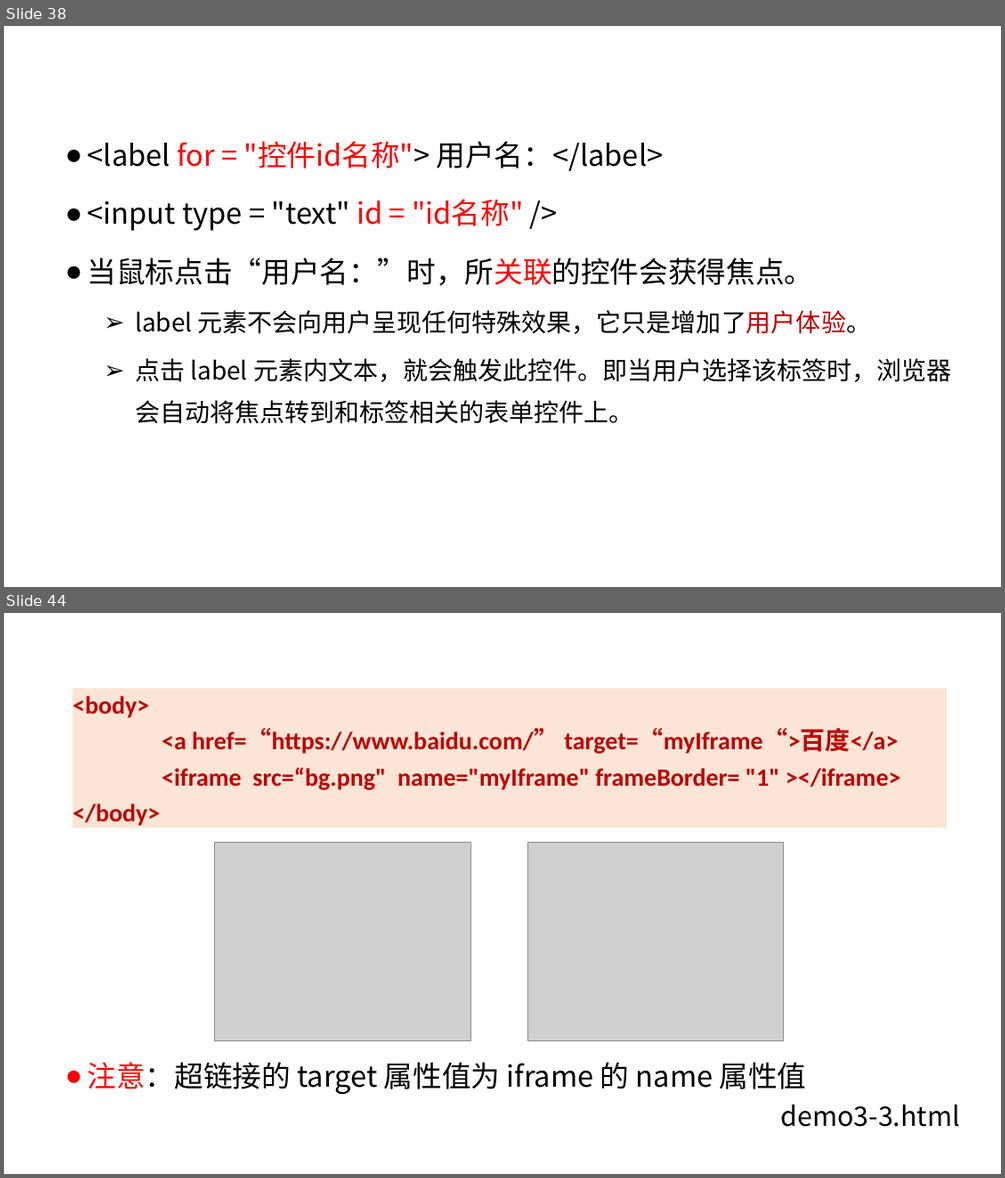
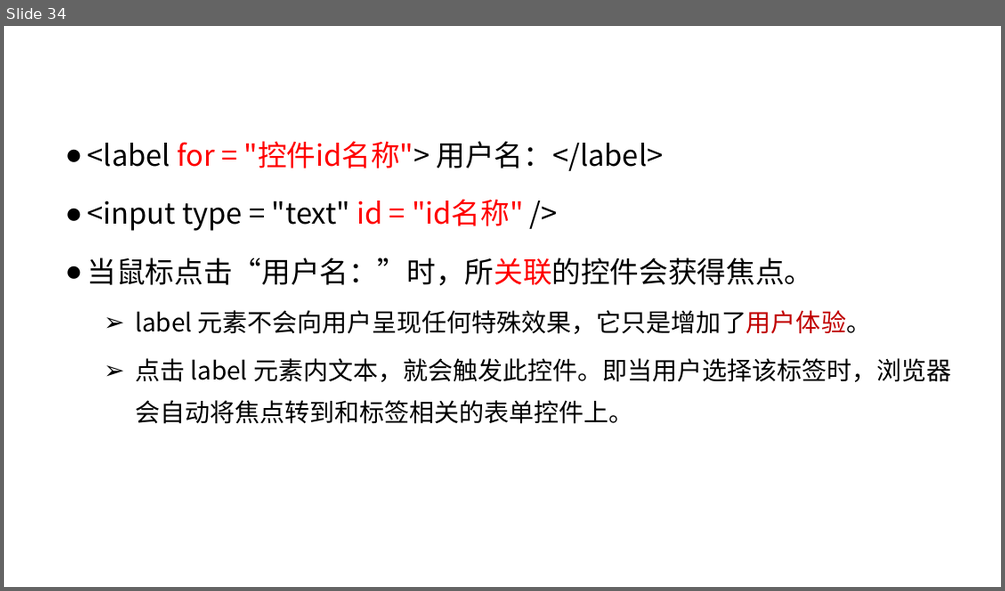
Before and after one commit to edu2act/course-web1, a slide deck: materials/slides/ch03-htmlBasic2.pptx. Shown one above the other, each under a label of ours: slides 38 and 44 before the commit, slide 34 after it; the slides between them are not shown. The pictures are 1005x1178 and 1005x591 pixels, drawn with LibreOffice and Linux fonts; fonts in the diff are those of the drawing; grey boxes stand for pictures; background and template pictures are left out. Boxes give left, top, right and bottom in pixels: in the first picture for what was removed or moved away, otherwise in the second. Text is boxed around its words. In the diff, an @@ line names an element or a change of style, - is before the commit and + after.

```diff
--- a/materials/slides/ch03-htmlBasic2.pptx
+++ b/materials/slides/ch03-htmlBasic2.pptx
@@ slide 44 removed at (4, 613, 1001, 1174), background #FFFFFF; not listed: 2 template elements that a slide beside it also shows @@
@@ rectangle removed at (73, 688, 947, 827) @@
-<body>
-<a href=“https://www.baidu.com/” target=“myIframe“>百度</a>
-<iframe src=“bg.png" name="myIframe" frameBorder= "1" ></iframe>
-</body>
@@ picture removed at (215, 842, 471, 1041) @@
@@ picture removed at (527, 842, 783, 1041) @@
@@ title removed at (88, 1062, 291, 1089) @@
-内联框架的使用
@@ text removed at (88, 1062, 807, 1094) @@
-● 注意：超链接的 target 属性值为 iframe 的 name 属性值
@@ text removed at (781, 1104, 960, 1127) @@
-demo3-3.html
@@ what was slide 38 is now slide 34 @@
```
Also in this commit, not shown: 5 slides changed, 8 slides added, 5 other slides removed, 9 other files.
